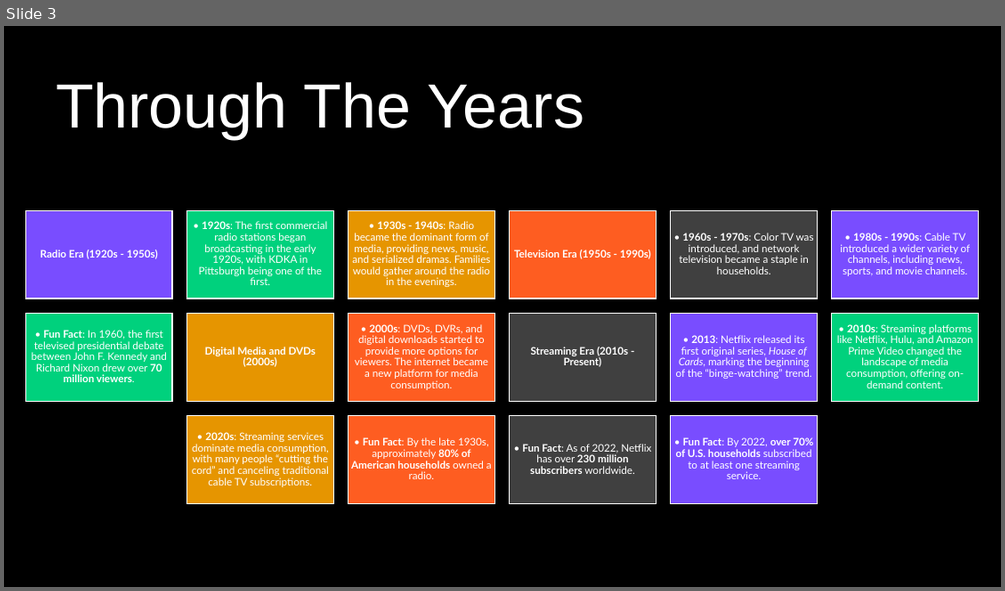
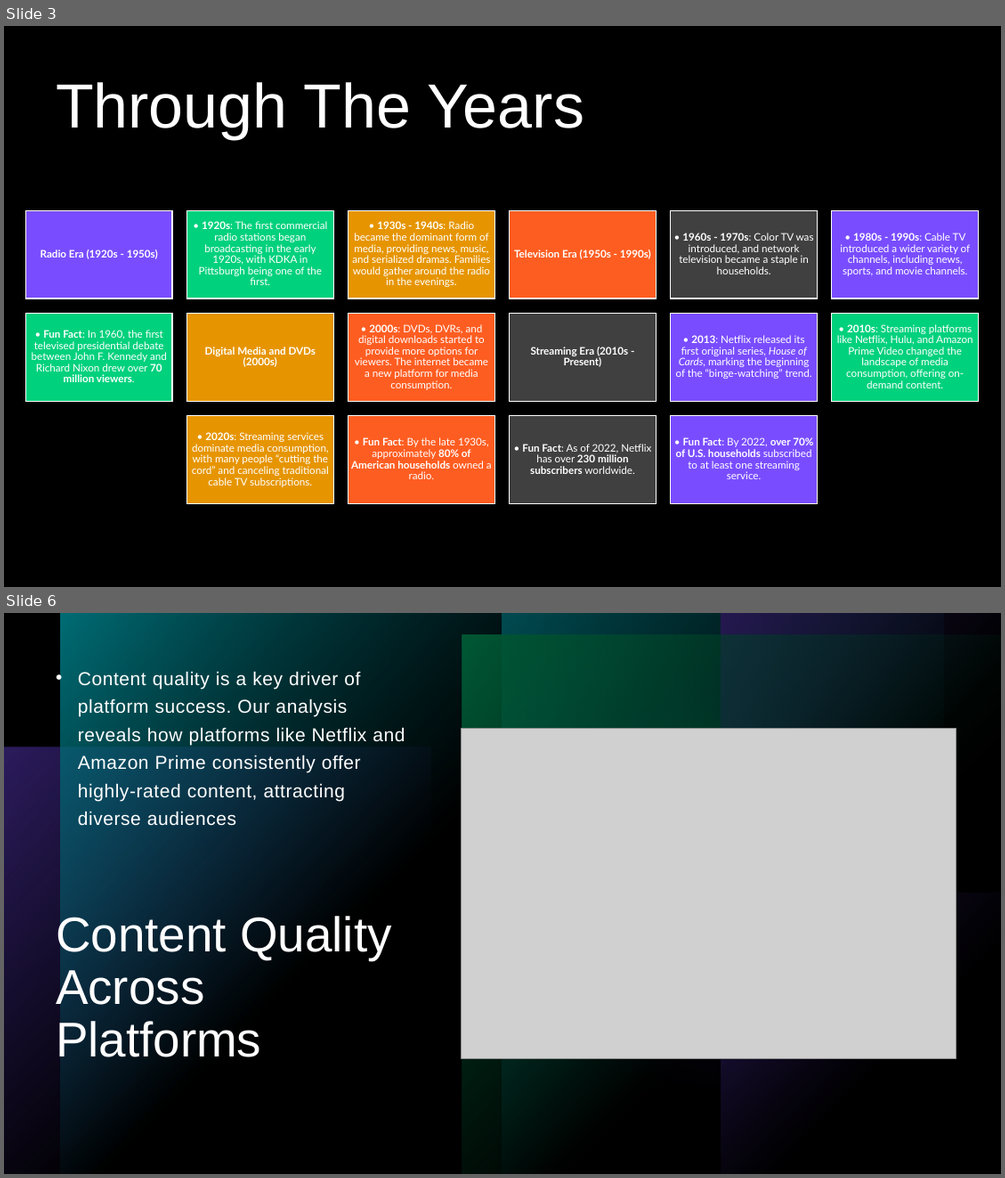
Before and after one commit to lanahuyen/media_tv, a slide deck: Presentation1.pptx. Shown one above the other, each under a label of ours: slide 3 before the commit, slides 3 and 6 after it; the slides between them are not shown. The pictures are 1005x591 and 1005x1178 pixels, drawn with LibreOffice and Linux fonts; fonts in the diff are those of the drawing; grey boxes stand for pictures. Boxes give left, top, right and bottom in pixels: in the first picture for what was removed or moved away, otherwise in the second. Text is boxed around its words. In the diff, an @@ line names an element or a change of style, - is before the commit and + after.

```diff
--- a/Presentation1.pptx
+++ b/Presentation1.pptx
@@ slide 6 added at bbox=[4, 613, 1001, 1174], background #000000; not listed: 5 template elements that a slide beside it also shows @@
@@ rectangle added at bbox=[4, 613, 1001, 1174], fill #000000 @@
@@ rectangle added at bbox=[4, 613, 1001, 1174], fill gradient #000000 @@
@@ group added at bbox=[4, 613, 1001, 1174]: 6 rectangles, 2 ellipses @@
@@ text added at bbox=[78, 671, 404, 826], 18 pt, text #FFFFFF @@
+• Content quality is a key driver of platform success. Our analysis reveals how platforms like Netflix and Amazon Prime consistently offer highly-rated content, attracting diverse audiences
@@ picture added at bbox=[461, 728, 956, 1059] @@
@@ title added at bbox=[56, 916, 392, 1057], 47 pt, text #FFFFFF @@
+Content Quality Across Platforms
```
Also in this commit, not shown: 1 slide changed, 8 other slides added, 1 slide removed, 1 other file.
